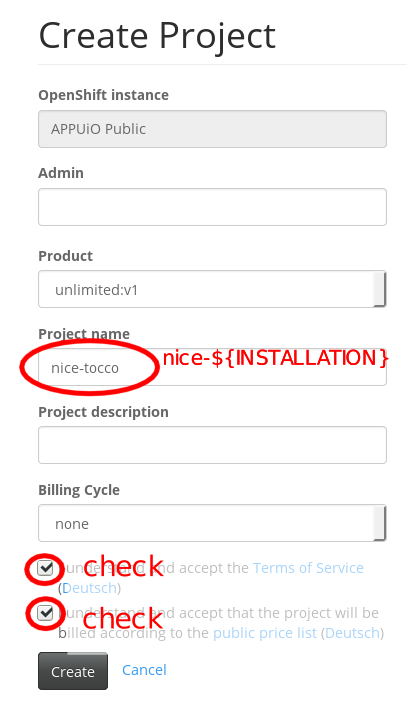
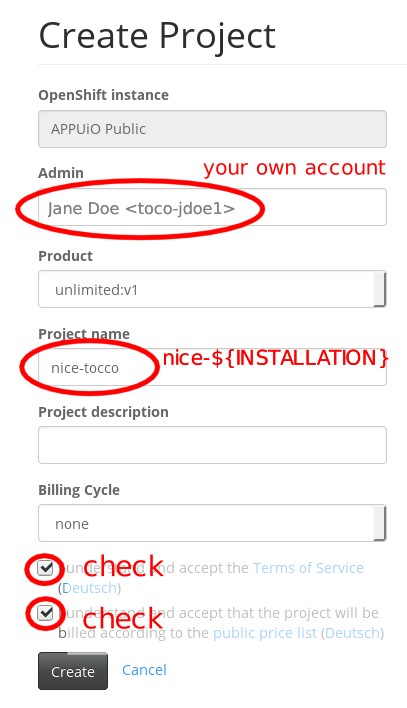
Revision of a layered 407px x 708px image; what changed, layer by layer:
painted on "Layer 1" over [15, 160, 386, 352]
